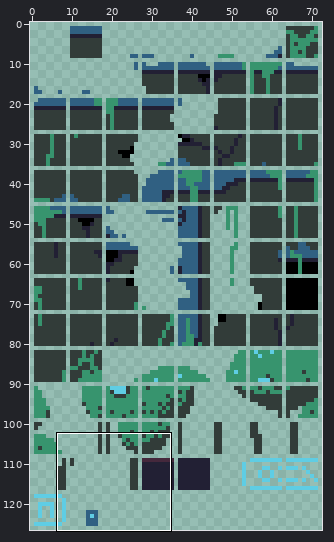
Two versions of one sprite sheet, src/images/world_elements.png. Above, an overview of the earlier version with the close-up marked.
Close-up. Before:
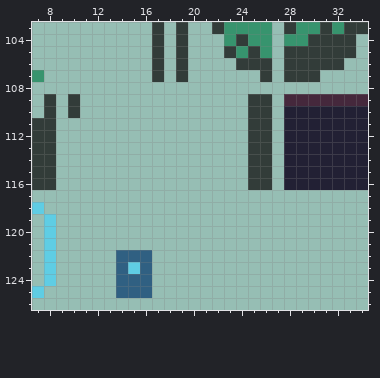
The file is 292x508 pixels, drawn in blocks of 4x4; one block is one cell here. Shown: x 7..34, y 103..126.
New version:
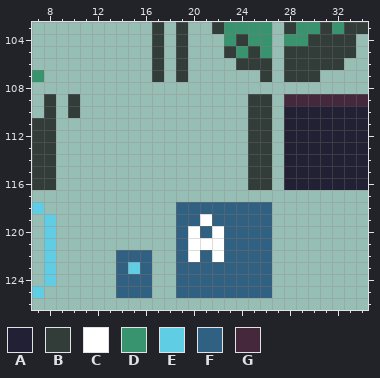
Palette (. is transparent): A #222034  B #323c39  C #ffffff  D #37946e  E #5fcde4  F #306082  G #45283c
Edits made:
@@ x 17..28 @@
 117 ............
-118 ............
-119 ............
-120 ............
-121 ............
-122 ............
-123 ............
-124 ............
-125 ............
+118 ..FFFFFFFF..
+119 ..FFCFFFFF..
+120 ..FCFCFFFF..
+121 ..FCCCFFFF..
+122 ..FCFCFFFF..
+123 ..FFFFFFFF..
+124 ..FFFFFFFF..
+125 ..FFFFFFFF..
 126 ............
